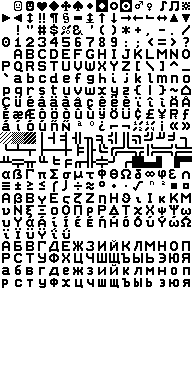
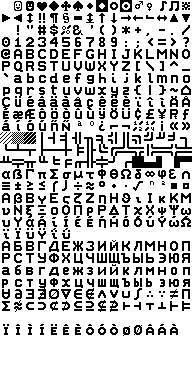
Revision of a layered 192×384 image; what changed, layer by layer:
added layer "Latin extended" above "Mathematical Operators" over [left=2, top=288, right=190, bottom=336]
added layer "Mathematical Operators" above "Cyrillic" over [left=2, top=288, right=190, bottom=336]
painted on "CP437" over [left=1, top=8, right=190, bottom=312]
